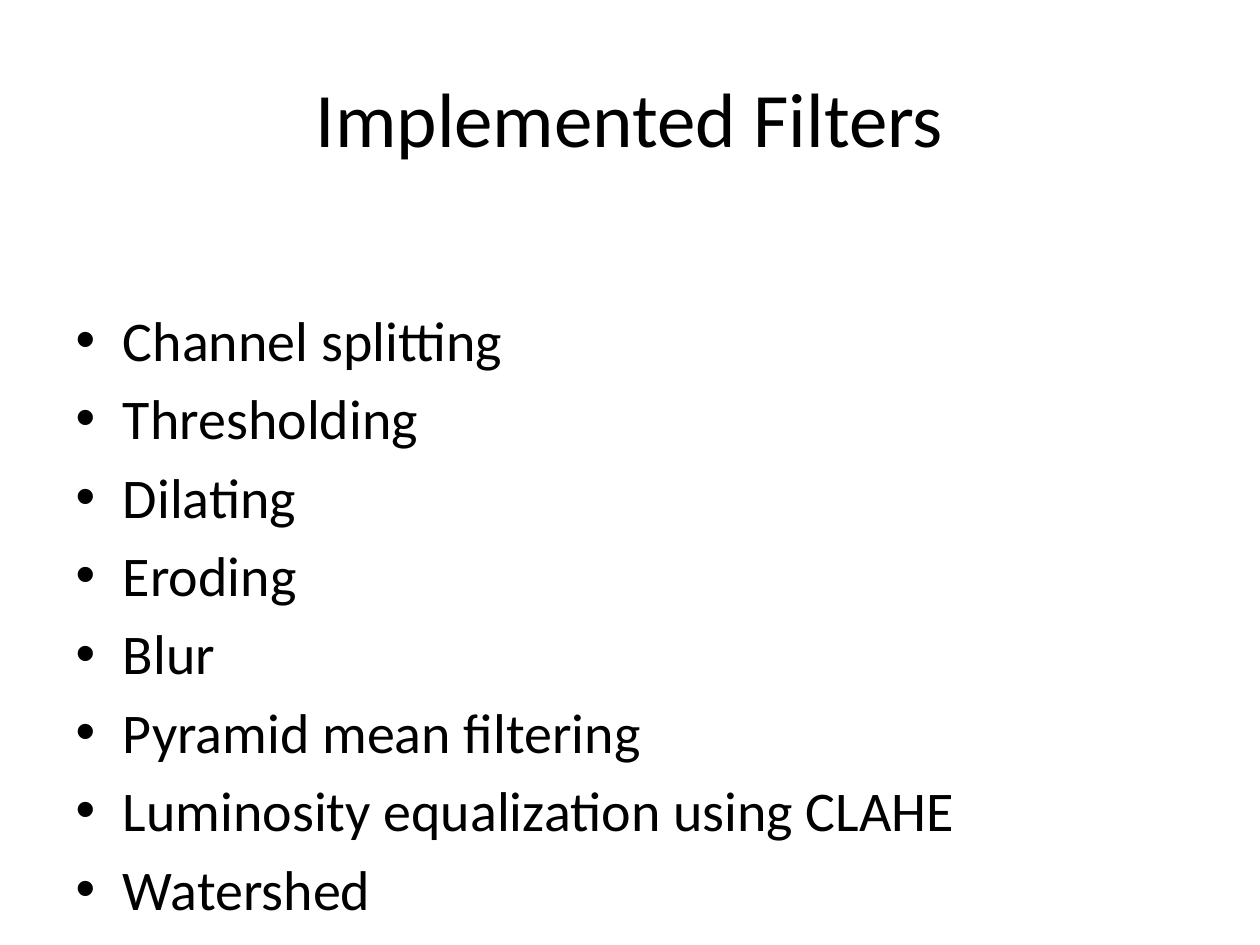
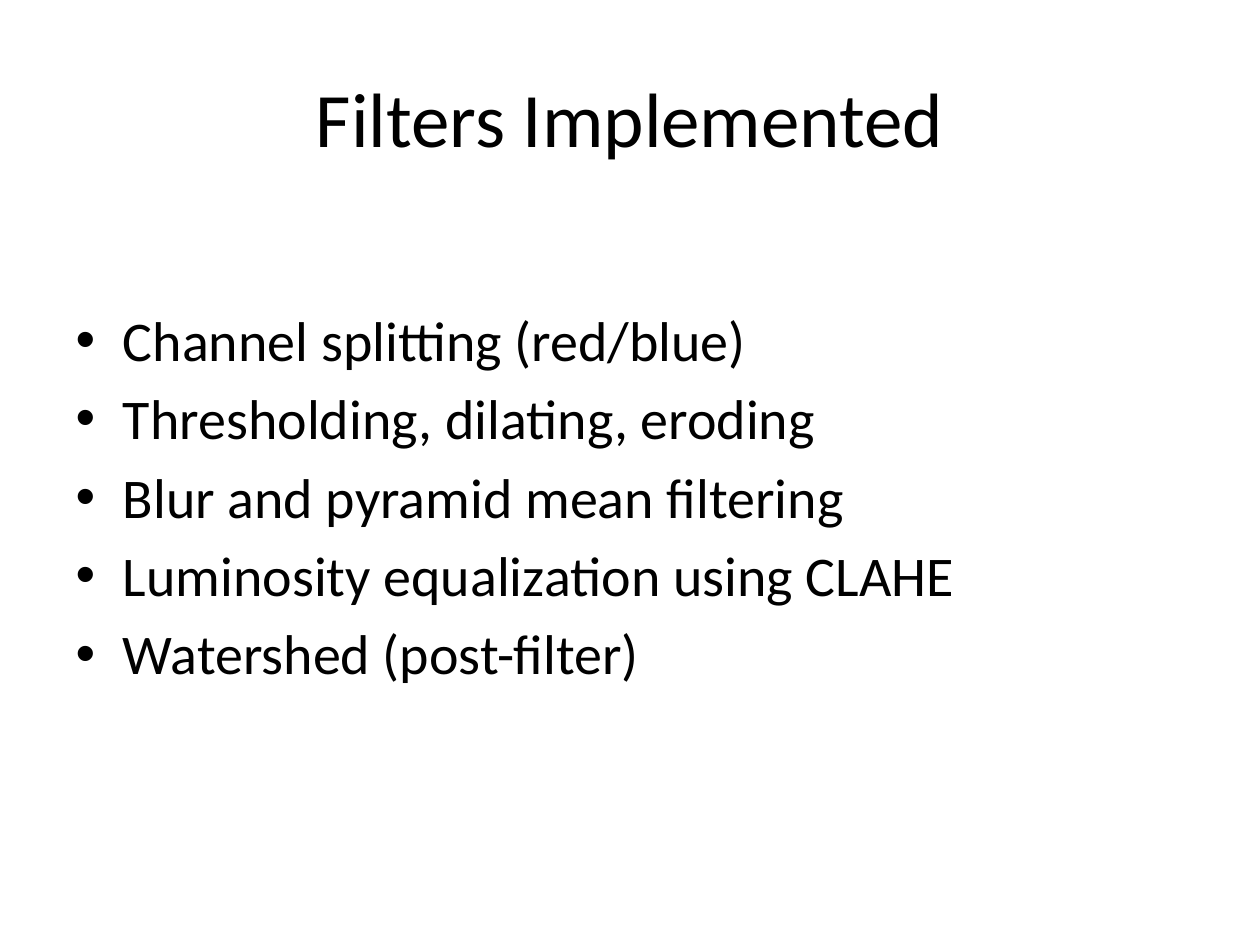
Before and after one commit to skolchin/llm_test, a slide deck: slide 6 of out/go-board-image-recognition.ppt. Drawn at 1260x945 pixels with LibreOffice and Linux fonts; fonts in the diff are those of the drawing. Boxes give left, top, right and bottom in pixels: in the first picture for what was removed or moved away, otherwise in the second. Text is boxed around its words. In the diff, an @@ line names an element or a change of style, - is before the commit and + after.

```diff
--- a/out/go-board-image-recognition.ppt
+++ b/out/go-board-image-recognition.ppt
@@ title at (316,93,943,160): text changed @@
-Implemented Filters
+Filters Implemented
@@ text at (123,320,843,528): text changed @@
-• Channel splitting
-• Thresholding
-• Dilating
-• Eroding
-• Blur
-• Pyramid mean filtering
+• Channel splitting (red/blue)
+• Thresholding, dilating, eroding
+• Blur and pyramid mean filtering
@@ text at (123,633,639,683): text changed @@
-• Watershed
+• Watershed (post-filter)
```
Also in this commit, not shown: 6 other slides changed, 1 slide added, 2 slides removed, 7 other files.
